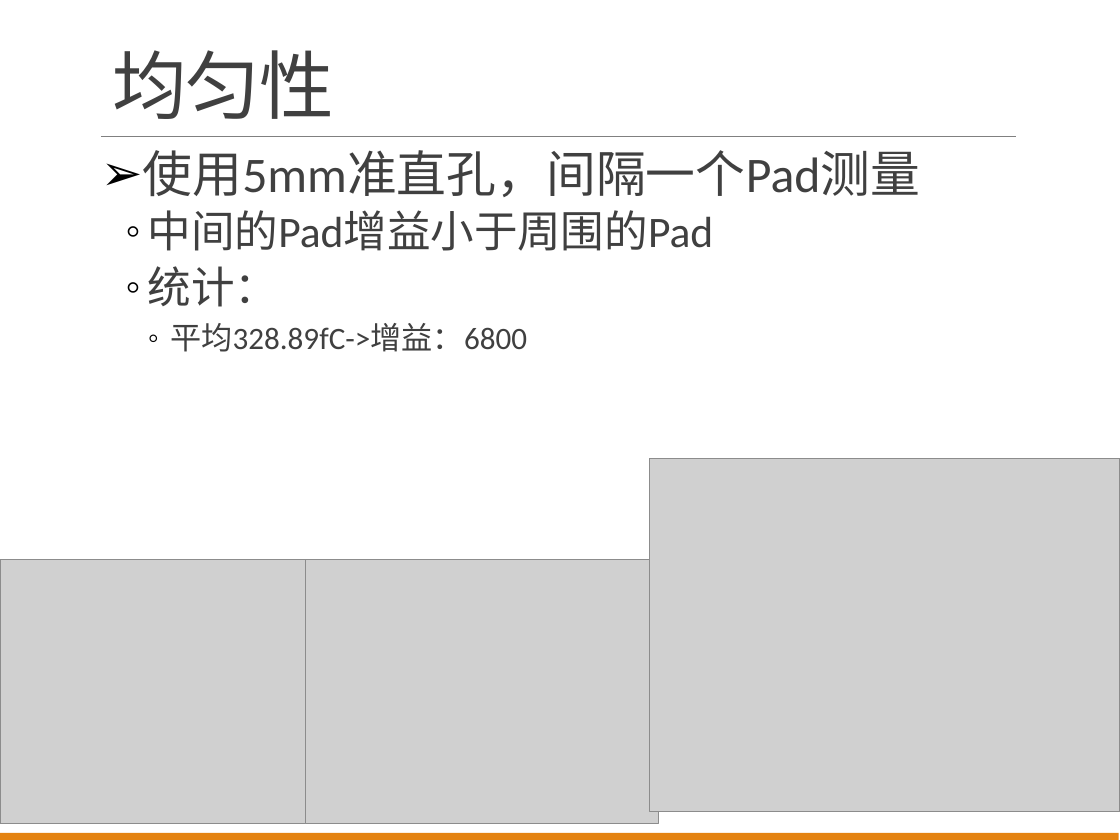
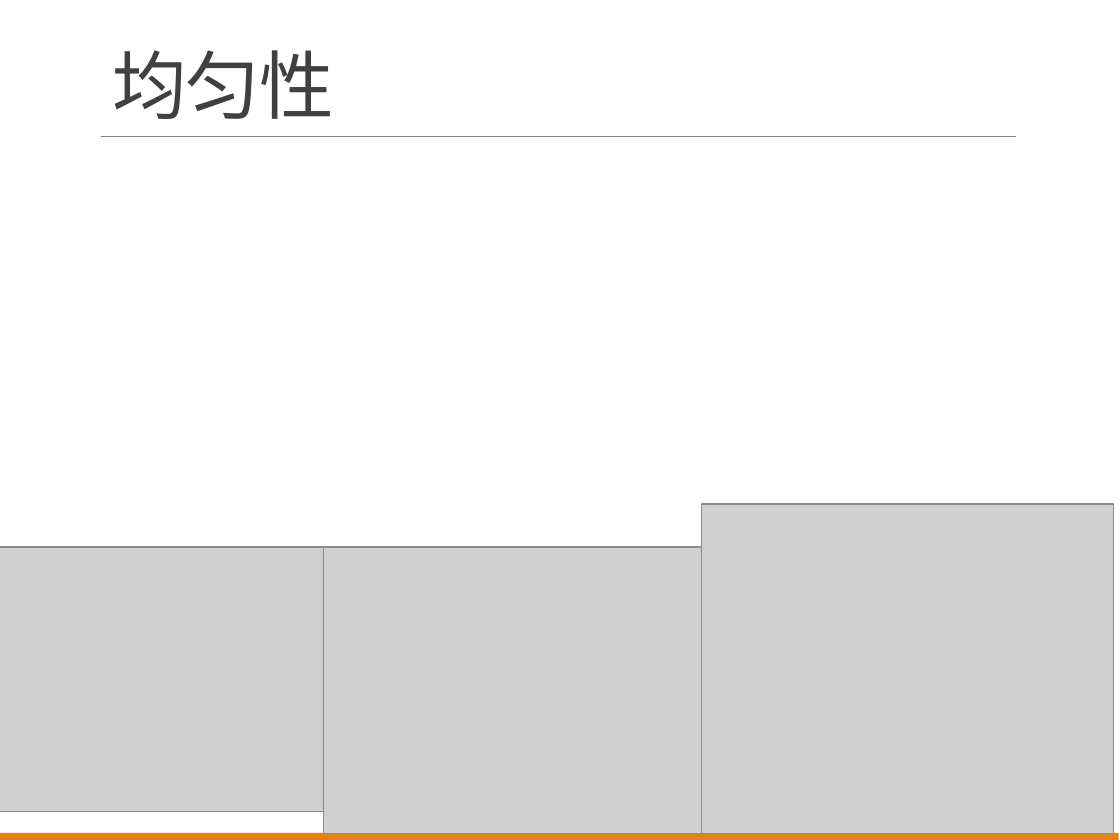
Before and after one commit to wyu0725/SDHCAL_DAQ, a slide deck: slide 2 of Slides/SDHCALReport20170705.pptx. Drawn at 1120x840 pixels with LibreOffice and Linux fonts; fonts in the diff are those of the drawing; grey boxes stand for pictures. Boxes give left, top, right and bottom in pixels: in the first picture for what was removed or moved away, otherwise in the second. Text is boxed around its words. In the diff, an @@ line names an element or a change of style, - is before the commit and + after.

```diff
--- a/Slides/SDHCALReport20170705.pptx
+++ b/Slides/SDHCALReport20170705.pptx
@@ text removed at [143, 150, 921, 352] @@
-➢ 使用5mm准直孔，间隔一个Pad测量
-  ◦ 中间的Pad增益小于周围的Pad
-  ◦ 统计：
-    ◦ 平均328.89fC->增益：6800
@@ picture: place and size @@
-picture at [650, 459, 1120, 812]
+picture at [701, 504, 1113, 833]
@@ picture: place and size @@
-picture at [0, 559, 353, 823]
+picture at [0, 547, 375, 811]
@@ picture: place and size @@
-picture at [306, 559, 659, 823]
+picture at [324, 547, 702, 833]
```
Also in this commit, not shown: 1 other slide changed, 5 slides added.
